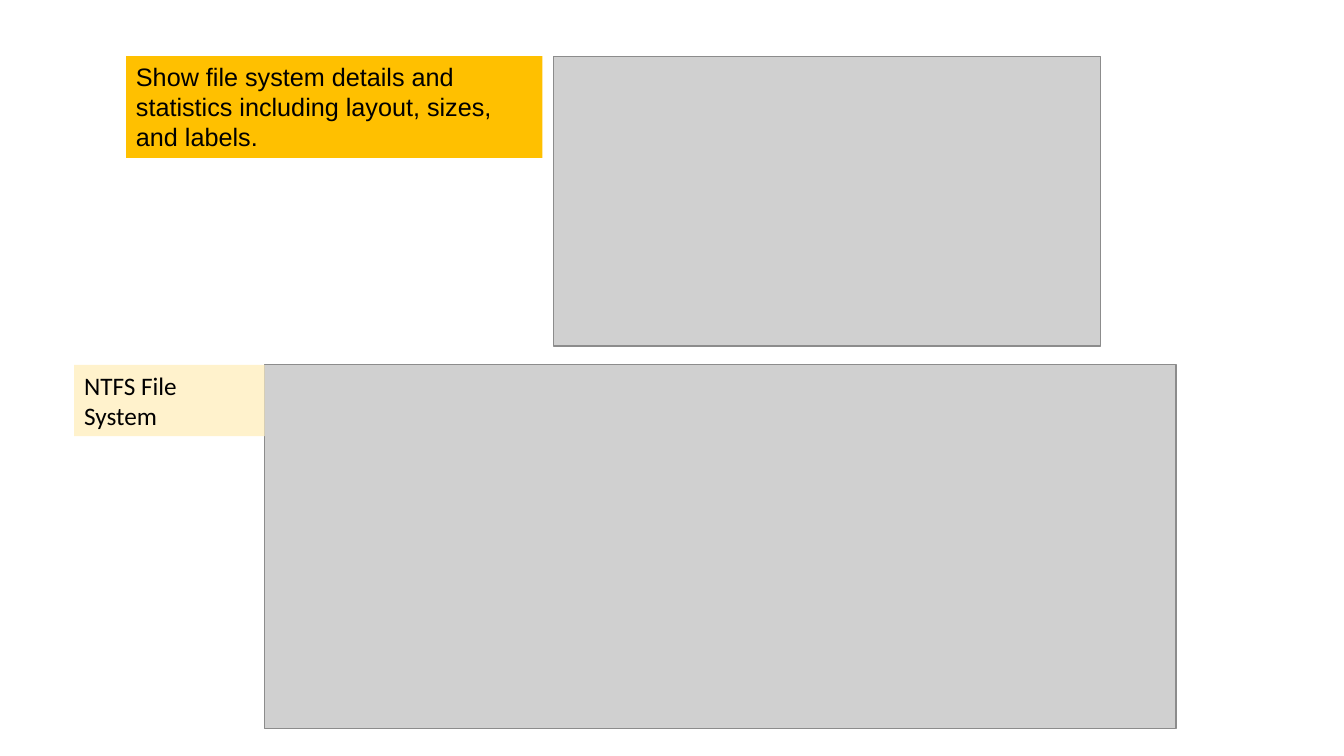
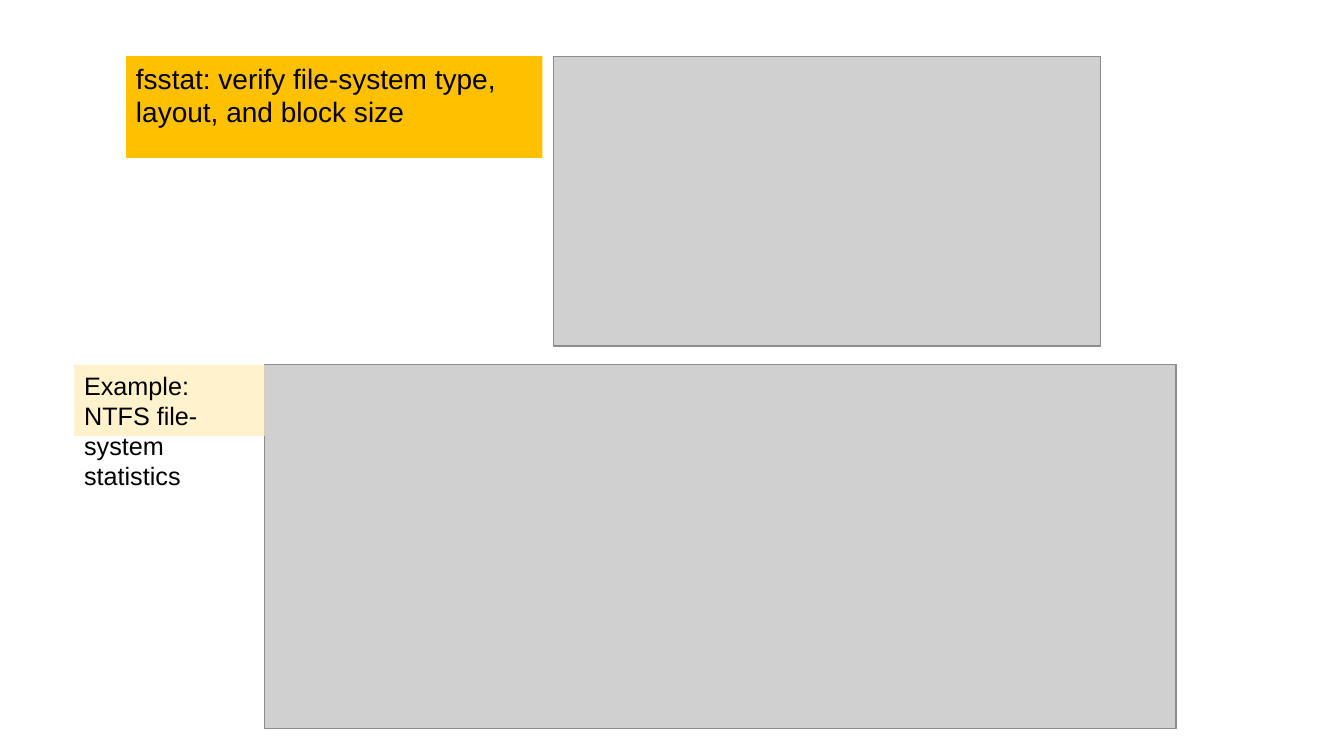
Before and after one commit to frankwxu/Digital-Forensics-Basic-Book, a slide deck: slide 26 of PPTs/Ch7_The_Sleuth_Kit_Tutorial.pptx (slide 24 before the commit). Drawn at 1344x756 pixels with LibreOffice and Linux fonts; fonts in the diff are those of the drawing; grey boxes stand for pictures; background and template pictures are left out. Boxes give left, top, right and bottom in pixels: in the first picture for what was removed or moved away, otherwise in the second. Text is boxed around its words. In the diff, an @@ line names an element or a change of style, - is before the commit and + after.

```diff
--- a/PPTs/Ch7_The_Sleuth_Kit_Tutorial.pptx
+++ b/PPTs/Ch7_The_Sleuth_Kit_Tutorial.pptx
@@ text in rectangle at [136,68,496,127]: text changed; size 18 to 20 pt @@
-Show file system details and statistics including layout, sizes, and labels.
+fsstat: verify file-system type, layout, and block size
@@ text in rectangle at [84,376,198,486]: text changed; font Calibri to Arial @@
-NTFS File System
+Example: NTFS file-system statistics
```
Also in this commit, not shown: 37 other slides changed, 4 slides added, 1 slide removed.
